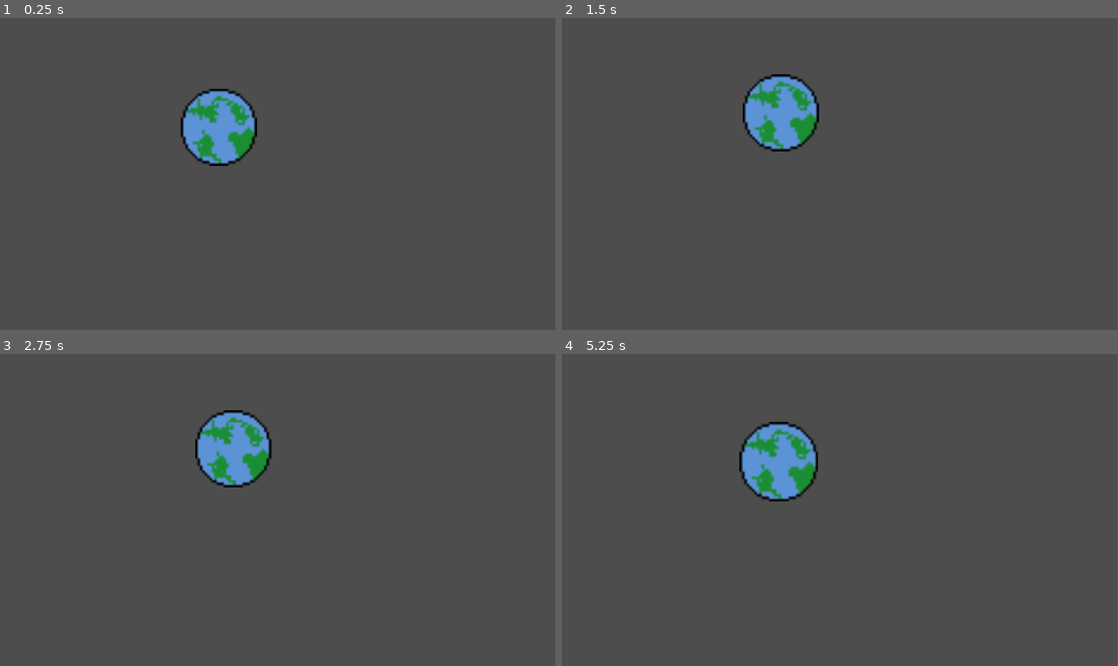
Above: before the commit, frames 1-4 (two rows, left to right).
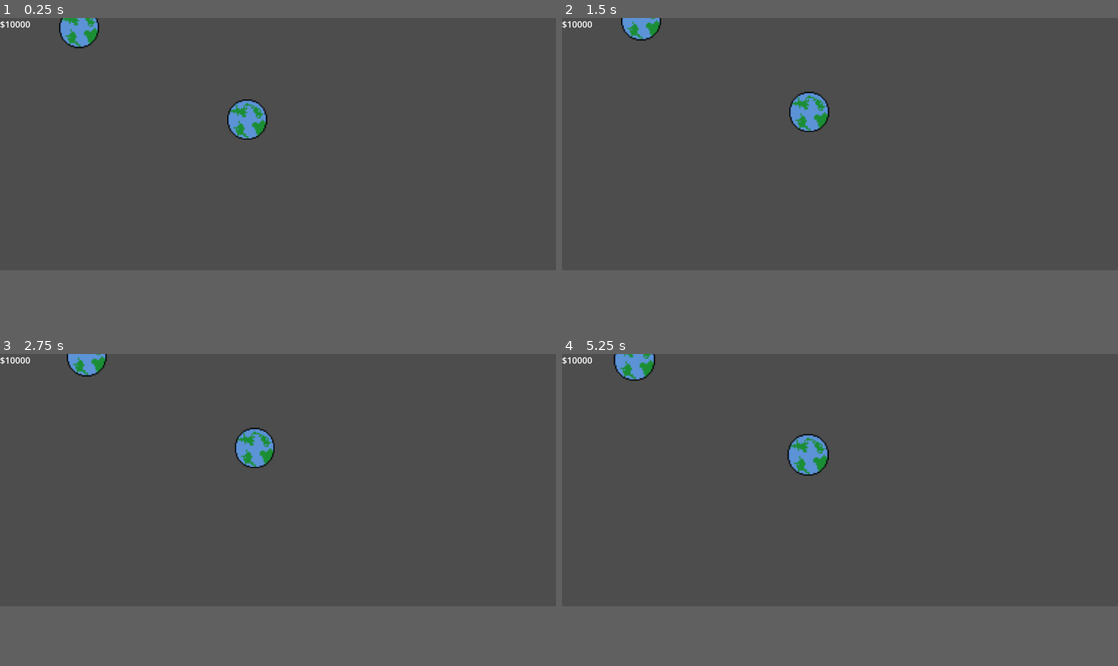
Above: after the commit, the same moments.

Repository: Bdavis49382/HyperLanesProject
Game: Godot game, scene res://main.tscn
The game is run twice, just before and just after one commit, with the same random seed, the same clock (stepped at 60 frames per second) and the same inputs.
Inputs (mouse positions are in pixels of both pictures, inside the frame that each line leads up to):
- Up to frame 1 (0.25 s): no input
- Up to frame 2 (1.5 s): tap Enter at 0.5 s; move the mouse to (962, 158) at 0.52 s; click (962, 158) at 0.6 s; tap Space at 1.25 s; move the mouse to (728, 189) at 1.27 s; tap S (camera_down) at 1.35 s
- Up to frame 3 (2.75 s): click (166, 525) at 1.55 s; tap Enter at 2 s; move the mouse to (333, 441) at 2.02 s; tap A (camera_left) at 2.1 s; click (333, 441) at 2.3 s
- Up to frame 4 (5.25 s): tap Space at 2.75, 4.25 s; move the mouse to (812, 572) at 2.77 s; tap D (camera_right) at 2.85 s; click (812, 572) at 3.05 s; tap Enter at 3.5 s; move the mouse to (1006, 556) at 3.52 s; tap W (camera_up) at 3.6 s; click (1006, 556) at 3.8 s; move the mouse to (673, 463) at 4.27 s; click (673, 463) at 4.35 s; move the mouse to (867, 510) at 5.02 s; tap Q (zoom_in) at 5.1 s
In our replay, the window is 799x449 before the commit and 800x363 after it. These sizes can differ from the game's own. Grey fills any space a smaller window leaves; there, only what the larger window draws over its background counts as a difference.

The runs differ from the first frame. In frame 1, 3.4% of the frame differs, in the area x 0-49%, y 0-48%; in frame 2, 3.2%; in frame 3, 3.0%; in frame 4, 3.6%, in the area x 0-48%, y 0-48%.

Commit message:
Updated passengers to hold distance they need to go

Diff:
--- /dev/null
+++ b/economy.gd
@@ -0,0 +1,63 @@
+extends Node
+
+var money = 10000
+# Called when the node enters the scene tree for the first time.
+func _ready():
+	pass # Replace with function body.
+
+
+# Called every frame. 'delta' is the elapsed time since the previous frame.
+func _process(delta):
+	get_node("../Camera/HUD/Money").text = "$" + str(money)
+
+func rand_choice(arr):
+	return arr[randi() % arr.size()]
+
+func buy_route(planet1,planet2):
+	"""Returns false if unable to buy, true if buy was successful"""
+	var cost = calc_route_cost(planet1,planet2)
+	if cost > money:
+		return false
+	else:
+		money -= cost
+		return true
+
+func calc_route_cost(planet1,planet2):
+	var dist = calc_distance(planet1,planet2)
+	return int(dist * 1.75)
+
+func calc_distance(planet1,planet2):
+	var pos1 = planet1.position
+	var pos2 = planet2.position
+	return sqrt((pos2.x - pos1.x)**2 + (pos2.y - pos1.y)**2)
+
+
+func calc_ship_cost(ships):
+	return 100 * ships**2 + 300
+
+func buy_ship(ships):
+	"""Returns false if unable to buy, true if buy worked"""
+	var cost = calc_ship_cost(ships)
+	if cost > money:
+		return false
+	else:
+		money -= cost
+		return true
+
+func add_passenger(planet,passenger):
+	# If the passenger belongs at this planet, don't add it
+	if passenger[0] == planet.planetName:
+		return
+	if passenger[0] in planet.passengers:
+		planet.passengers[passenger[0]].append(passenger)
+	else:
+		planet.passengers[passenger[0]] = [passenger]
+
+func _on_timer_timeout():
+	var planets = get_tree().get_nodes_in_group("planets")
+	# var planetNames = planets.map(func(planet):return planet.planetName)
+	add_passenger(rand_choice(planets), create_passenger(rand_choice(planets),rand_choice(planets)))
+
+func create_passenger(planet1,planet2):
+	# A passenger is just an array of a name(destination) for the passenger, and the distance it is going to get there.
+	return [planet2.planetName,calc_distance(planet1,planet2)]
--- /dev/null
+++ b/economy.tscn
@@ -0,0 +1,12 @@
+[gd_scene load_steps=2 format=3 uid="uid://bfycsbay3v70v"]
+
+[ext_resource type="Script" path="res://economy.gd" id="1_ny3am"]
+
+[node name="Economy" type="Node"]
+script = ExtResource("1_ny3am")
+
+[node name="Timer" type="Timer" parent="."]
+wait_time = 0.47
+autostart = true
+
+[connection signal="timeout" from="Timer" to="." method="_on_timer_timeout"]
--- /dev/null
+++ b/hud.tscn
@@ -0,0 +1,9 @@
+[gd_scene format=3 uid="uid://bctb66s476k8l"]
+
+[node name="HUD" type="CanvasLayer"]
+
+[node name="Money" type="Label" parent="."]
+offset_right = 194.0
+offset_bottom = 149.0
+theme_override_font_sizes/font_size = 35
+text = "$1000"
--- a/info_box.gd
+++ b/info_box.gd
@@ -15,6 +15,6 @@
 		var space = ""
 		for i in range(spaceNum):
 			space += " "
-		passengers_str += place + space + str(passengers[place]) + ("\n" if count % 2 == 1 else "       	")
+		passengers_str += place + space + str(len(passengers[place])) + ("\n" if count % 2 == 1 else "       	")
 		count += 1
 	$Passengers.text = passengers_str
--- a/lane.gd
+++ b/lane.gd
@@ -11,14 +11,8 @@
 
 # Called every frame. 'delta' is the elapsed time since the previous frame.
 func _process(delta):
-	for lane_path in $Path2D.get_children():
-		# var lanePath = $Path2D.get_child(i)
-		if lane_path.progress_ratio < .55 and lane_path.progress_ratio > .45:
-			print('halfway')
-		if lane_path.progress_ratio > 1:
-			lane_path.progress_ratio = 0
-		else:
-			lane_path.progress += speed
+	for ship in $Path2D.get_children():
+		ship.move(speed)
 
 func _draw():
 	var par = get_parent()
--- a/lane_box.gd
+++ b/lane_box.gd
@@ -3,9 +3,12 @@
 
 var lane
 @export var ship : PackedScene
+var planet1
+var planet2
+var econ
 # Called when the node enters the scene tree for the first time.
 func _ready():
-	pass # Replace with function body.
+	econ = get_node("/root/Main/Economy")
 
 
 # Called every frame. 'delta' is the elapsed time since the previous frame.
@@ -16,7 +19,8 @@
 
 
 func _on_create_pressed():
-	create.emit()
+	if econ.buy_route(planet1,planet2):
+		create.emit()
 
 func created(lane_node):
 	lane = lane_node
@@ -29,11 +33,13 @@
 
 
 func _on_upgrade_pressed():
-	lane.speed *= 2
-	lane.level += 1
+	if econ.buy_route(planet1,planet2):
+		lane.speed *= 2
+		lane.level += 1
 
 
 func _on_add_ship_pressed():
-	lane.ships += 1
-	var new_ship = ship.instantiate()
-	lane.get_child(0).add_child(new_ship)
+	if econ.buy_ship(lane.ships):
+		lane.ships += 1
+		var new_ship = ship.instantiate()
+		lane.get_child(0).add_child(new_ship)
--- a/main.gd
+++ b/main.gd
@@ -24,6 +24,8 @@
 			midpoint.x = (clicked_planets[0].position.x + clicked_planets[1].position.x)/2
 			midpoint.y = (clicked_planets[0].position.y + clicked_planets[1].position.y)/2
 			lane_boxes[key_string].position = midpoint
+			lane_boxes[key_string].planet1 = clicked_planets[0]
+			lane_boxes[key_string].planet2 = clicked_planets[1]
 			add_child(lane_boxes[key_string])
 			lane_boxes[key_string].connect("create",self._on_create)
 		else:
@@ -37,7 +39,6 @@
 
 func _on_create():
 	var clicked_planets = get_tree().get_nodes_in_group("planets").filter(func(planet):return planet.is_clicked)
-	# $Lane.lanes.append([ clicked_planets[0].position,clicked_planets[1].position ])
 	lanes.append([clicked_planets[0].position,clicked_planets[1].position])
 	var this_lane = lane.instantiate()
 	this_lane.lane_name = clicked_planets[0].planetName + "-" + clicked_planets[1].planetName
--- a/main.tscn
+++ b/main.tscn
@@ -1,10 +1,12 @@
-[gd_scene load_steps=6 format=3 uid="uid://bdt7vdwq7j6jx"]
+[gd_scene load_steps=8 format=3 uid="uid://bdt7vdwq7j6jx"]
 
 [ext_resource type="PackedScene" uid="uid://bjqx2ubiu4wtm" path="res://planet.tscn" id="1_3sbwt"]
 [ext_resource type="Script" path="res://main.gd" id="1_p26hy"]
 [ext_resource type="PackedScene" uid="uid://cwj1d5gelkt46" path="res://lane_box.tscn" id="2_2swyk"]
 [ext_resource type="Script" path="res://Camera.gd" id="2_b0krl"]
 [ext_resource type="PackedScene" uid="uid://csub8xecu5ec0" path="res://lane.tscn" id="5_pnn0m"]
+[ext_resource type="PackedScene" uid="uid://bctb66s476k8l" path="res://hud.tscn" id="6_ny6xt"]
+[ext_resource type="PackedScene" uid="uid://bfycsbay3v70v" path="res://economy.tscn" id="6_rfoa1"]
 
 [node name="Main" type="Node2D"]
 script = ExtResource("1_p26hy")
@@ -15,33 +17,26 @@
 position = Vector2(454, 228)
 planetName = "Earth"
 planetSize = 3
-passengers = {
-"Jupiter": 5,
-"Mars": 2,
-"Neptune": 17
-}
 
 [node name="Camera" type="Camera2D" parent="."]
 position = Vector2(576, 325)
 script = ExtResource("2_b0krl")
 
+[node name="HUD" parent="Camera" instance=ExtResource("6_ny6xt")]
+
 [node name="Mars" parent="." groups=["planets"] instance=ExtResource("1_3sbwt")]
 position = Vector2(-211, -136)
 planetName = "Mars"
 planetSize = 1
-passengers = {
-"Earth": 2
-}
 
 [node name="Neptune" parent="." groups=["planets"] instance=ExtResource("1_3sbwt")]
 position = Vector2(1755, -281)
 planetName = "Neptune"
 planetSize = 1
-passengers = {
-"mars": 8
-}
 
 [node name="jkjkjkjk" parent="." groups=["planets"] instance=ExtResource("1_3sbwt")]
 position = Vector2(3743, 3305)
 planetName = "jkjkjkjk"
 planetSize = 2
+
+[node name="Economy" parent="." instance=ExtResource("6_rfoa1")]
--- a/project.godot
+++ b/project.godot
@@ -14,6 +14,11 @@
 run/main_scene="res://main.tscn"
 config/features=PackedStringArray("4.1", "Forward Plus")
 config/icon="res://icon.svg"
+
+[display]
+
+window/size/viewport_width=2200
+window/size/viewport_height=1000
 
 [input]
 
--- /dev/null
+++ b/ship.gd
@@ -0,0 +1,26 @@
+extends PathFollow2D
+signal planet1
+signal planet2
+
+
+var passengers = {}
+var at_planet2 = false
+# Called when the node enters the scene tree for the first time.
+func _ready():
+	pass # Replace with function body.
+
+func move(speed):
+	if progress_ratio < .55 and progress_ratio > .5 and not at_planet2:
+		planet2.emit()
+		at_planet2 = true
+	elif progress_ratio > .55:
+		at_planet2 = false
+	if progress_ratio > 1:
+		progress_ratio = 0
+		planet1.emit()
+	else:
+		progress += speed
+
+# Called every frame. 'delta' is the elapsed time since the previous frame.
+func _process(delta):
+	pass
--- a/ship.tscn
+++ b/ship.tscn
@@ -1,8 +1,10 @@
-[gd_scene load_steps=2 format=3 uid="uid://dh4hdamerjb6p"]
+[gd_scene load_steps=3 format=3 uid="uid://dh4hdamerjb6p"]
 
+[ext_resource type="Script" path="res://ship.gd" id="1_g7pv3"]
 [ext_resource type="Texture2D" uid="uid://dfj81uflacgty" path="res://ship1.png" id="1_v35bx"]
 
 [node name="Ship" type="PathFollow2D"]
+script = ExtResource("1_g7pv3")
 
 [node name="Sprite2D" type="Sprite2D" parent="."]
 position = Vector2(0, 9.53674e-07)
